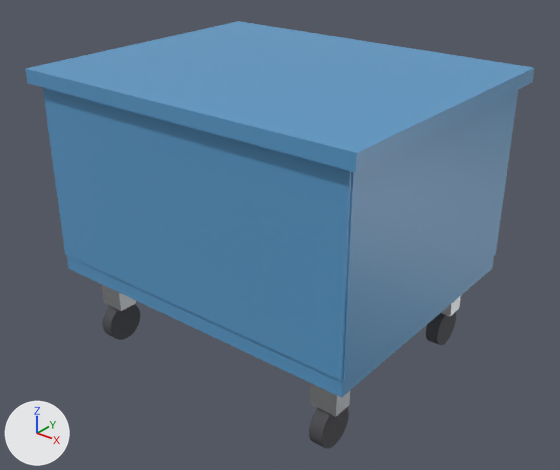
The FBX model Tools/butchery/fbx/SM_PROP_MEAT_BIN.fbx, before and after one commit.
The view is the same before and after, from a camera (50 mm lens) standing at (1.293, -1.618, 1.366) and looking at (0.015, -0.021, 0.376). The lights are fixed; the arrows at lower left show +X, +Y and +Z. The older version comes first.

Names of what the first picture shows: 'SM_PROP_MEAT_BIN'.
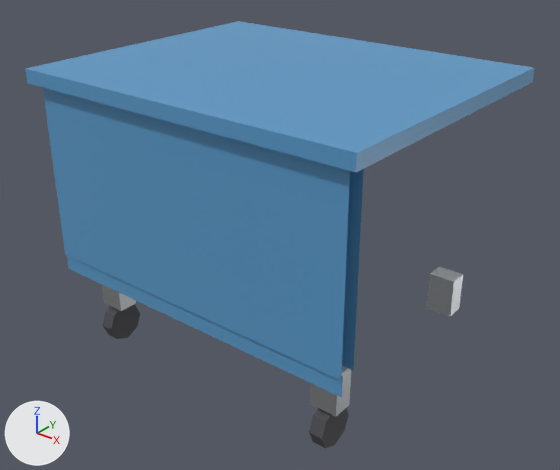
The change, as a list of edits to the scene's bpy script:
```text
Change me_sm_prop_meat_bin_001:
    used by ob_sm_prop_meat_bin; location = (0.0, 0.0, 0.0)
    remove me_sm_prop_meat_bin_001.from_pydata(...)  # 272 vertices, 332 faces; spans x -0.53..0.53, y -0.43..0.43, z 0.0..0.86
    add me_sm_prop_meat_bin_001.from_pydata(...)  # 110 vertices, 96 faces; spans x -0.53..0.53, y -0.43..0.43, z 0.0..0.86
    me_sm_prop_meat_bin_001 part 1: the loose piece of 48 vertices spanning x 0.38..0.42, y 0.24..0.36, z 0.0..0.12 is deleted
    me_sm_prop_meat_bin_001 part 2: the loose piece of 8 vertices spanning x 0.455..0.505, y -0.4..0.4, z 0.3..0.82 is deleted
    me_sm_prop_meat_bin_001 part 3
    98 vertices are removed from x -0.42..0.5, y -0.358..0.4, z 0.002..0.31
    216 faces are deleted
    60 new faces join them, mat_m_butchery_rubber (dark grey #4b4b50)
    other edits to the shape of me_sm_prop_meat_bin_001 do not show in these pictures
```

Changed parts and their boxes [x1, y1, x2, y2] in the pictures (560 x 470 px):
'SM_PROP_MEAT_BIN', reshaped: before [26, 21, 534, 449]; after [26, 21, 534, 448]
part 1 of me_sm_prop_meat_bin_001, deleted: before [426, 312, 456, 345]
part 2 of me_sm_prop_meat_bin_001, deleted (blue): before [343, 90, 518, 381]
part 3 of me_sm_prop_meat_bin_001, cut back: before [103, 171, 494, 449]; after [103, 304, 349, 448]
